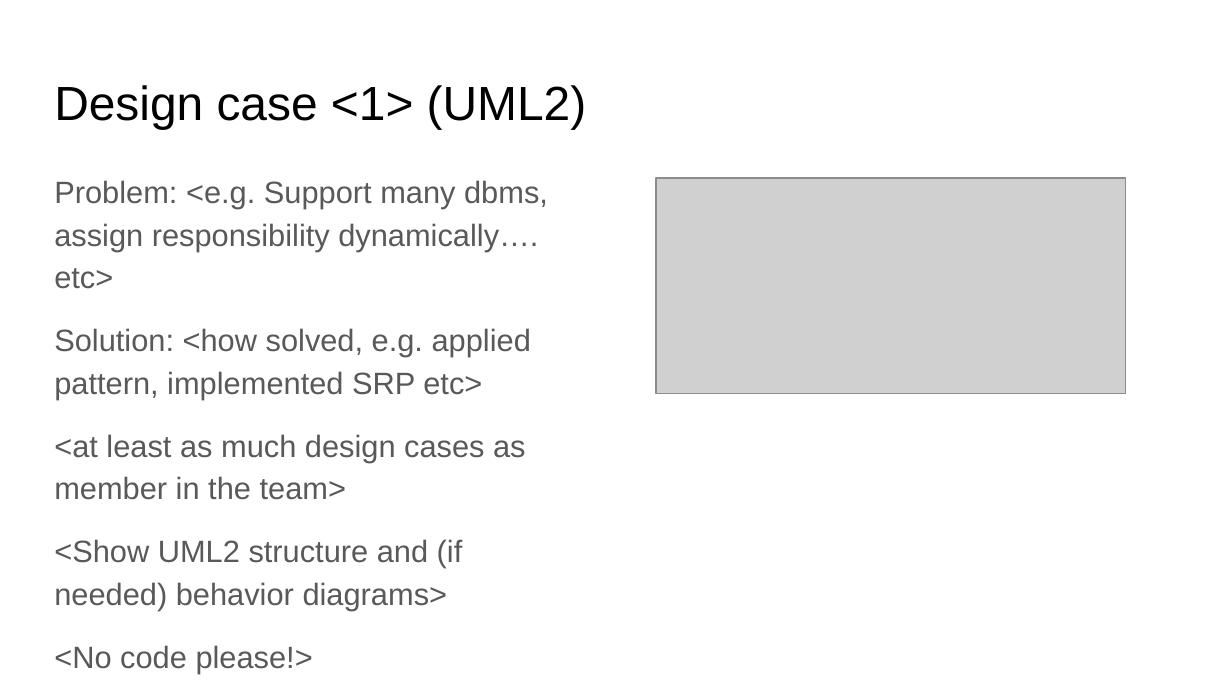
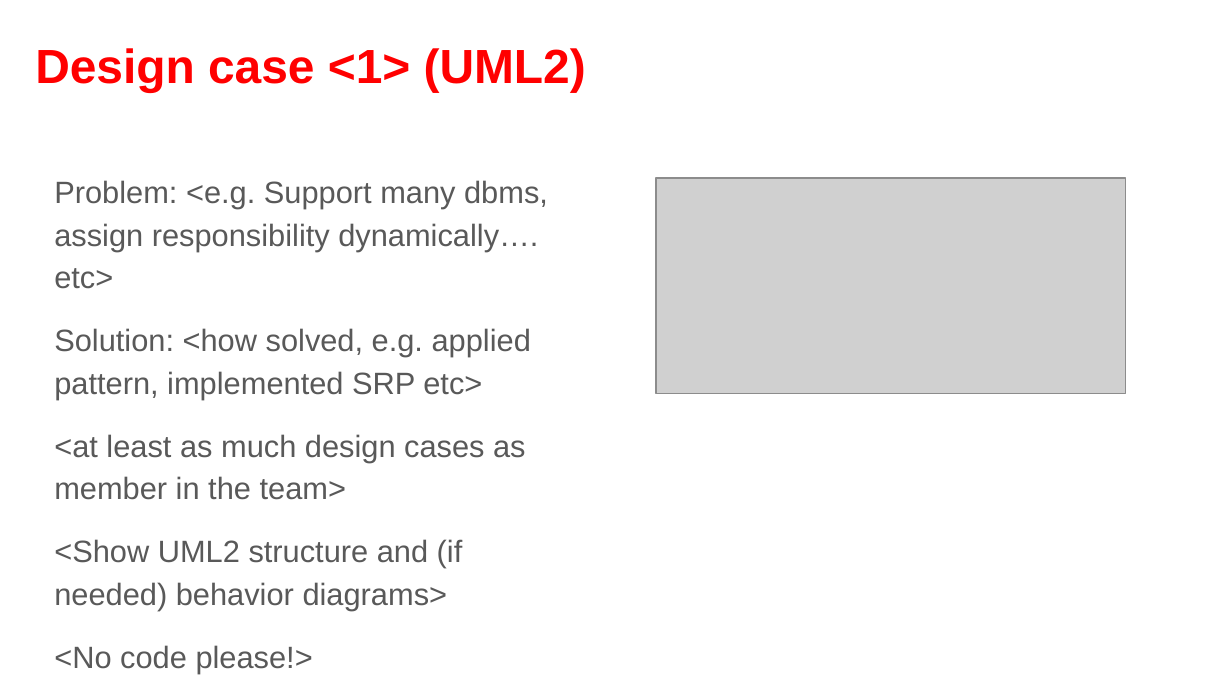
Before and after one commit to fanglores/Advanced-Software-Design, a slide deck: slide 4 of PracticeTasks/Module2/Task_12/Task_12.pptx. Drawn at 1232x693 pixels with LibreOffice and Linux fonts; fonts in the diff are those of the drawing; grey boxes stand for pictures. Boxes give left, top, right and bottom in pixels: in the first picture for what was removed or moved away, otherwise in the second. Text is boxed around its words. In the diff, an @@ line names an element or a change of style, - is before the commit and + after.

```diff
--- a/PracticeTasks/Module2/Task_12/Task_12.pptx
+++ b/PracticeTasks/Module2/Task_12/Task_12.pptx
@@ title "Design case <1> (UML2)" moved from (x1=54, y1=85, x2=587, y2=129) to (x1=35, y1=48, x2=586, y2=93) @@
@@ title "Design case <1> (UML2)" at (x1=35, y1=48, x2=586, y2=93): text colour #000000 to #FF0000, bold on @@
```
Also in this commit, not shown: 6 slides added, 3 slides removed.
